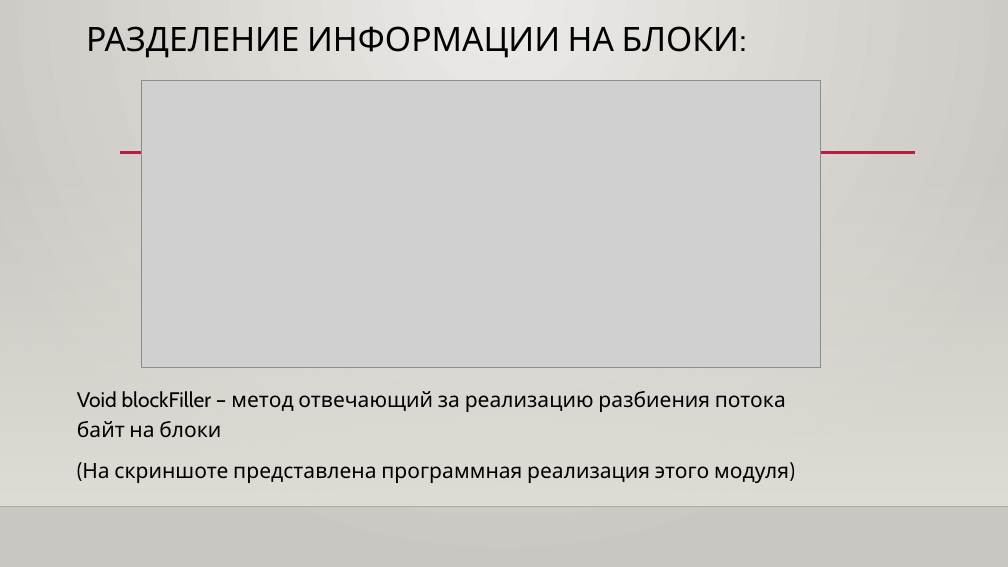
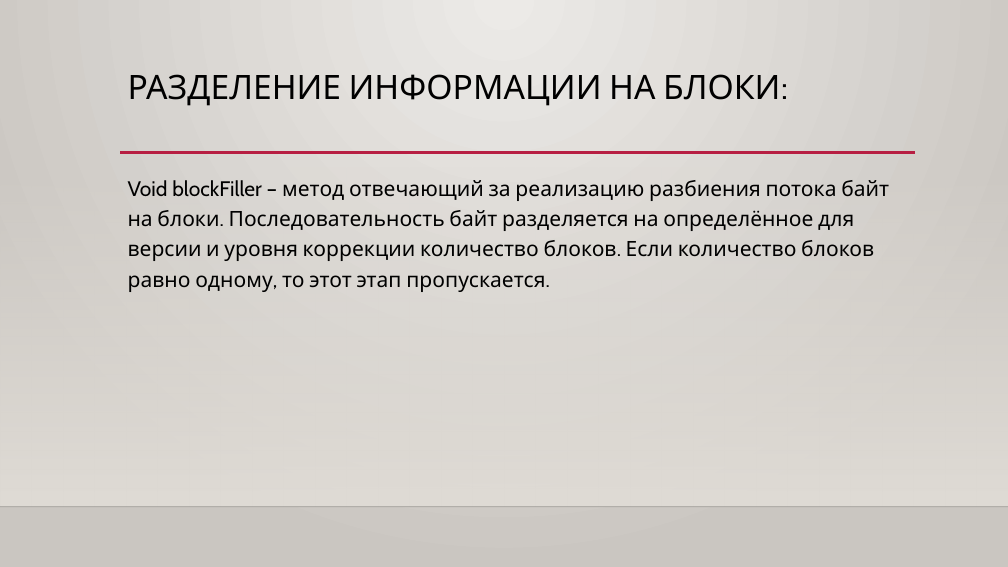
Before and after one commit to Kotolow/Qr-codes, a slide deck: slide 7 of demo/Qr-codes_presentation.pptx. Drawn at 1008x567 pixels with LibreOffice and Linux fonts; fonts in the diff are those of the drawing; grey boxes stand for pictures; background and template pictures are left out. Boxes give left, top, right and bottom in pixels: in the first picture for what was removed or moved away, otherwise in the second. Text is boxed around its words. In the diff, an @@ line names an element or a change of style, - is before the commit and + after.

```diff
--- a/demo/Qr-codes_presentation.pptx
+++ b/demo/Qr-codes_presentation.pptx
@@ title "РАЗДЕЛЕНИЕ ИНФОРМАЦИИ НА БЛОКИ:": place and size @@
-title "РАЗДЕЛЕНИЕ ИНФОРМАЦИИ НА БЛОКИ:" at [86,26,739,58]
+title "РАЗДЕЛЕНИЕ ИНФОРМАЦИИ НА БЛОКИ:" at [128,74,780,106]
@@ picture removed at [141,81,821,368] @@
@@ text at [128,180,889,292]: text changed @@
-Void blockFiller – метод отвечающий за реализацию разбиения потока байт на блоки
-(На скриншоте представлена программная реализация этого модуля)
+Void blockFiller – метод отвечающий за реализацию разбиения потока байт на блоки. Последовательность байт разделяется на определённое для версии и уровня коррекции количество блоков. Если количество блоков равно одному, то этот этап пропускается.
```
Also in this commit, not shown: 4 other slides changed, 1 other file.
